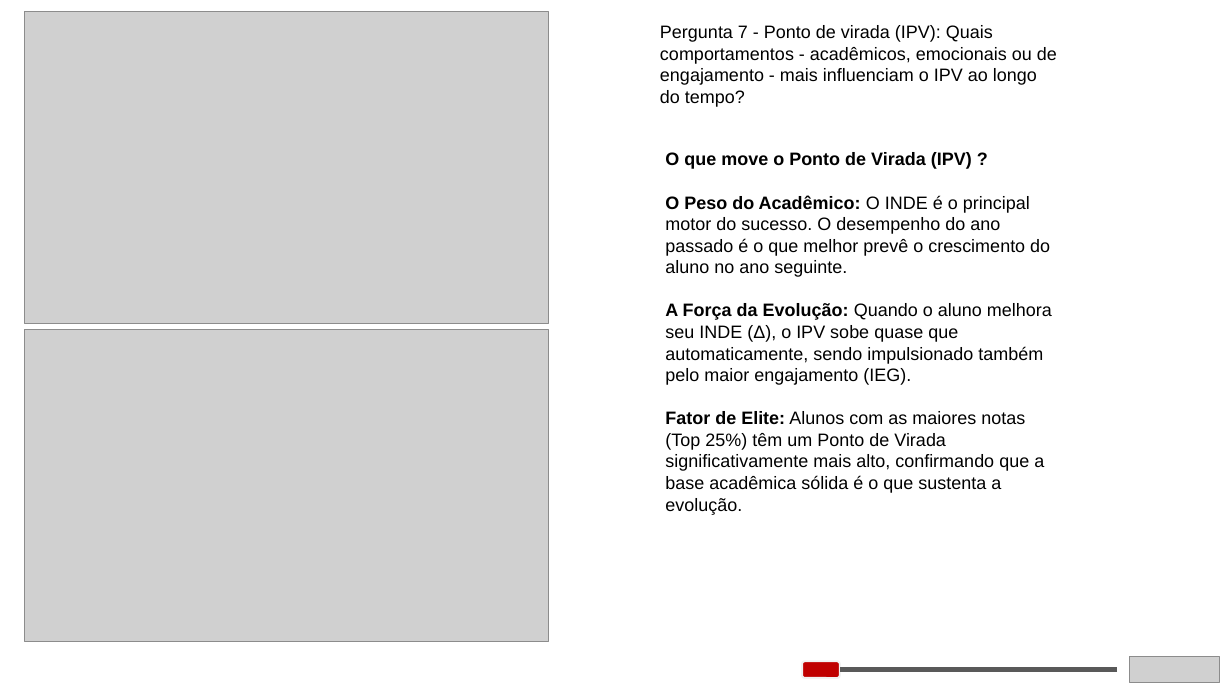
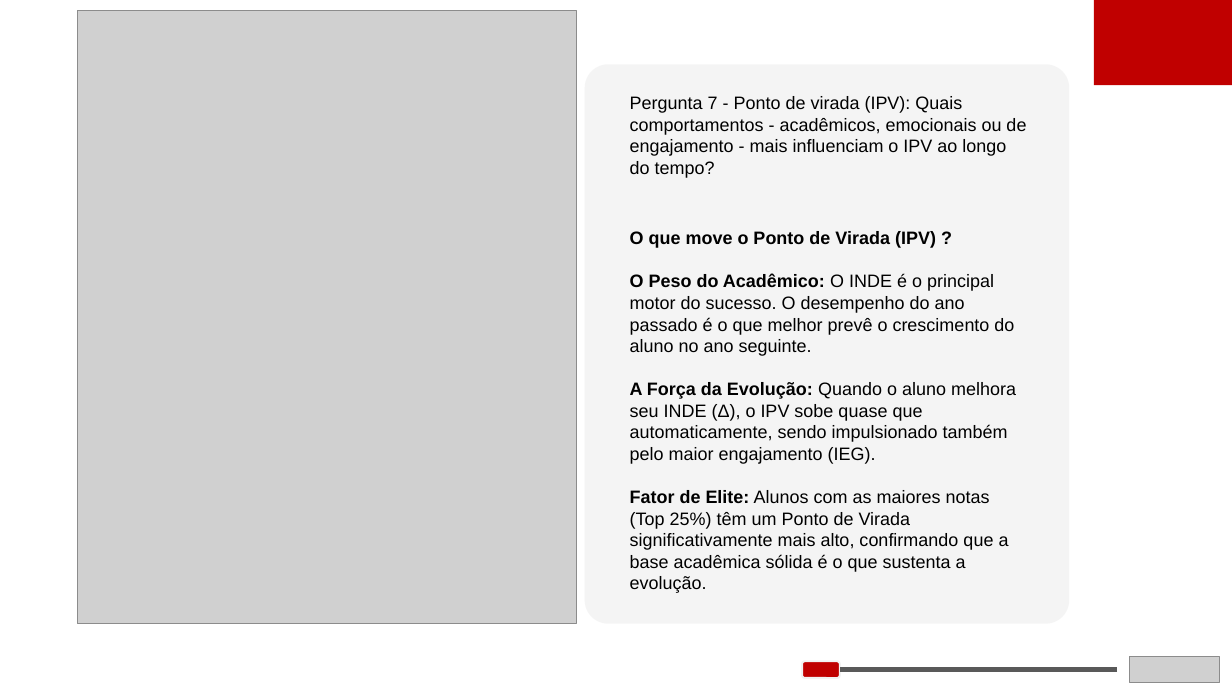
Before and after one commit to vbomura/tc5, a slide deck: slide 11 of Apresentacao/Apresentação_Datathon.pptx. Drawn at 1232x693 pixels with LibreOffice and Linux fonts; fonts in the diff are those of the drawing; grey boxes stand for pictures. Boxes give left, top, right and bottom in pixels: in the first picture for what was removed or moved away, otherwise in the second. Text is boxed around its words. In the diff, an @@ line names an element or a change of style, - is before the commit and + after.

```diff
--- a/Apresentacao/Apresentação_Datathon.pptx
+++ b/Apresentacao/Apresentação_Datathon.pptx
@@ picture removed at box(25, 12, 549, 324) @@
@@ picture added at box(77, 10, 577, 624) @@
@@ rectangle added at box(1094, 0, 1232, 85), fill #C00000 @@
@@ rounded rectangle added at box(585, 65, 1069, 624), fill #F2F2F2 at 81% opacity @@
@@ text "Pergunta 7 - Ponto de ...": place and size @@
-text "Pergunta 7 - Ponto de ..." at box(660, 25, 1057, 107)
+text "Pergunta 7 - Ponto de ..." at box(630, 96, 1026, 178)
@@ text "O que move o Ponto ...": place and size @@
-text "O que move o Ponto ..." at box(665, 152, 1052, 515)
+text "O que move o Ponto ..." at box(630, 231, 1016, 593)
@@ picture removed at box(25, 329, 549, 641) @@
```
Also in this commit, not shown: 12 other slides changed, 1 slide added, 1 slide removed.
